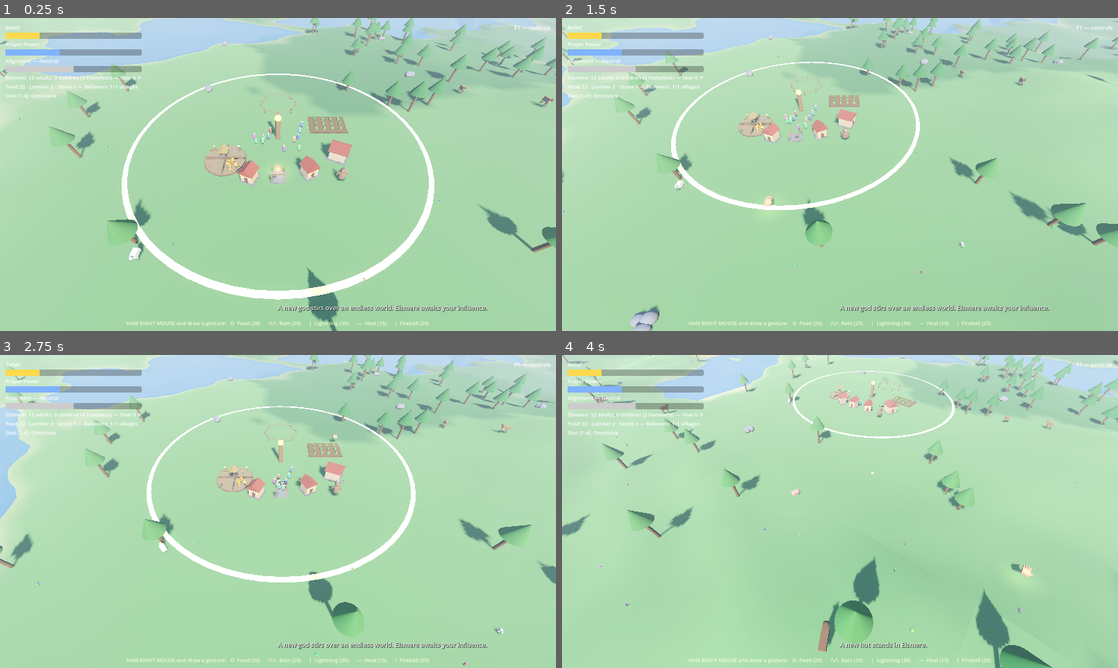
Above: before the commit, frames 1-4 (two rows, left to right).
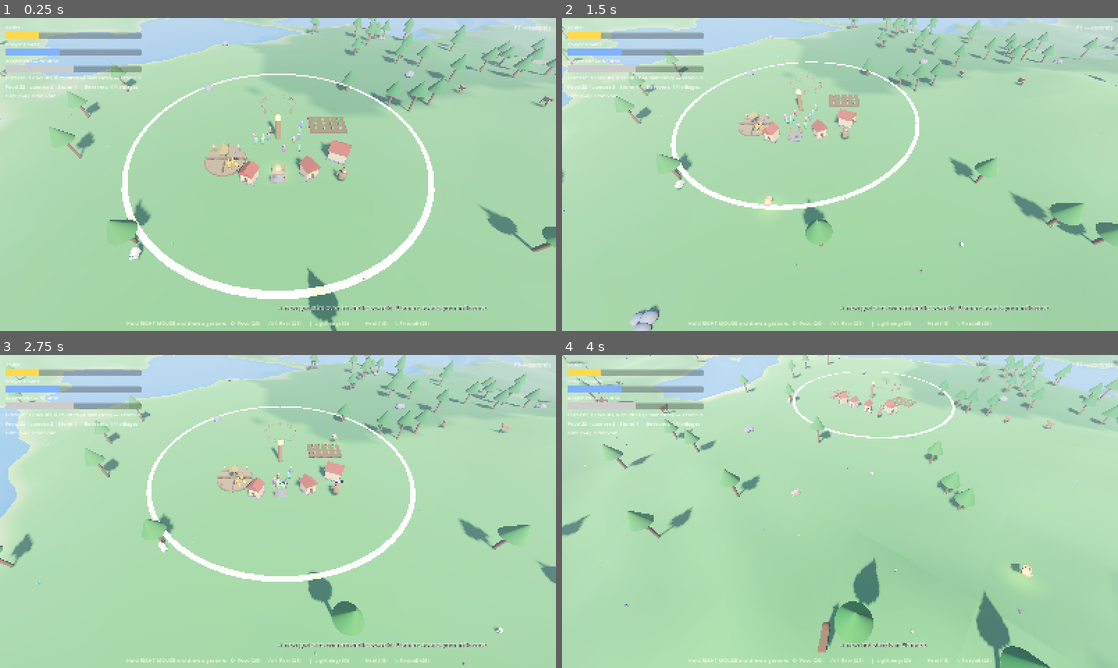
Above: after the commit, the same moments.

Repository: tjloman/tjloman
Game: Godot game, scene res://scenes/main.tscn
Same seed, same stepped clock (60 frames per second), same inputs: the game is played once before the commit and once after it.
Inputs (mouse positions are in pixels of both pictures, inside the frame that each line leads up to):
- Up to frame 1 (0.25 s): no input
- Up to frame 2 (1.5 s): move the mouse to (962, 158) at 0.52 s; hold Right 0.53-1.25 s; hold S (cam_back) 0.53-1.25 s; click (962, 158) at 0.67 s; drag from (728, 190) to (812, 237) at 1.27 s
- Up to frame 3 (2.75 s): move the mouse to (333, 442) at 2.02 s; hold Right from 2.03 s (still down); hold A (cam_left) from 2.03 s (still down); click (333, 442) at 2.17 s
- Up to frame 4 (4 s): release Right at 2.75 s; release A (cam_left) at 2.75 s; drag from (812, 574) to (673, 464) at 2.77 s; move the mouse to (1006, 558) at 3.52 s; hold Left from 3.53 s (still down); hold Q (cam_rotate_left) from 3.53 s (still down); click (1006, 558) at 3.67 s

The runs differ from the first frame. In frame 1, 2.5% of the frame differs, in the area x 0-100%, y 0-100%; in frame 2, 2.6%; in frame 3, 2.7%; in frame 4, 2.3%.

Commit message:
Touch controls: pinch-zoom orbit camera, Cast/Move modes, follow-the-creature
The Android build is now genuinely playable on glass:

- TWO-FINGER CAMERA: pinch zooms; dragging both fingers orbits freely —
  horizontal motion yaws, vertical tilts (full -80..+35 range). The
  moment a second finger lands the camera takes the screen: any
  in-progress land-drag or gesture aborts cleanly (a held object stays
  held, so you can pinch while carrying a villager).
- MODE BUTTON (touchscreen only): toggles what one finger means. MOVE is
  the classic hand — drag the land, pick up, place gently, throw. CAST
  turns one-finger drags into miracle gesture drawing, replacing the
  right mouse button.
- CREATURE BUTTON: locks the camera to the creature and glides after it;
  panning away (or grabbing the land) releases the lock and the button
  un-presses itself.
- PHONE-FIT UI: canvas_items stretch with aspect=expand — a constant
  900-line logical height on every screen, width growing to the device's
  aspect. No letterboxing, no stretched text, HUD readable on a 6-inch
  panel.

Touch UI appears only when a touchscreen exists; mouse players see
nothing new. Help panel and README document the scheme.

Co-Authored-By: Claude Fable 5 <noreply@anthropic.com>
Claude-Session: https://claude.ai/code/session_01NqBKfyc5c6bViy6kUi2S7P

Diff:
--- a/project.godot
+++ b/project.godot
@@ -23,6 +23,11 @@
 window/size/viewport_height=900
 ; Phones/tablets play in landscape, either way up.
 window/handheld/orientation=4
+; Scale the UI with the screen: a 900-line logical height everywhere, the
+; width expanding to match the device's aspect (tall phones get more world,
+; never stretched or letterboxed UI).
+window/stretch/mode="canvas_items"
+window/stretch/aspect="expand"
 
 [rendering]
 
--- a/scripts/main.gd
+++ b/scripts/main.gd
@@ -49,10 +49,18 @@
 	add_child(divine_hand)
 	miracles.divine_hand = divine_hand  # fireballs are conjured into the grip
 
+	camera_rig.divine_hand = divine_hand  # two-finger camera preempts the hand
+
 	hud = HUD.new()
 	hud.village = village
 	hud.divine_hand = divine_hand
 	add_child(hud)
+
+	var touch := TouchControls.new()
+	touch.divine_hand = divine_hand
+	touch.camera_rig = camera_rig
+	touch.creature = creature
+	add_child(touch)
 
 	GameState.announce("A new god stirs over an endless world. Elsmere awaits your influence.")
 
--- a/scripts/player/camera_rig.gd
+++ b/scripts/player/camera_rig.gd
@@ -13,7 +13,15 @@
 var camera: Camera3D
 var pitch_node: Node3D
 var zoom_distance := 35.0
+var divine_hand: DivineHand = null   # wired by main; touch gestures preempt it
+
+## When set, the rig glides after this node (e.g. the creature) until the
+## player pans away manually.
+var follow_target: Node3D = null
+
 var _rotating := false
+var _touches := {}        # touch index -> screen position
+var _pinch_dist := 0.0
 
 
 func _ready() -> void:
@@ -30,10 +38,18 @@
 
 
 func _process(delta: float) -> void:
+	if follow_target != null and is_instance_valid(follow_target):
+		var t := follow_target.global_position
+		global_position.x = lerpf(global_position.x, t.x, minf(delta * 4.0, 1.0))
+		global_position.z = lerpf(global_position.z, t.z, minf(delta * 4.0, 1.0))
+	elif follow_target != null:
+		follow_target = null
+
 	var input_dir := Vector2.ZERO
 	input_dir.y = Input.get_action_strength("cam_back") - Input.get_action_strength("cam_forward")
 	input_dir.x = Input.get_action_strength("cam_right") - Input.get_action_strength("cam_left")
 	if input_dir != Vector2.ZERO:
+		follow_target = null  # manual panning breaks the follow
 		# Pan speed scales with zoom so the world feels consistent at any height.
 		var speed := PAN_SPEED * (zoom_distance / 35.0)
 		var forward := -global_transform.basis.z
@@ -65,6 +81,32 @@
 
 
 func _unhandled_input(event: InputEvent) -> void:
+	# Multi-touch: two fingers own the camera — pinch zooms, dragging both
+	# orbits freely (yaw with horizontal motion, pitch with vertical).
+	if event is InputEventScreenTouch:
+		if event.pressed:
+			_touches[event.index] = event.position
+			if _touches.size() == 2:
+				_pinch_dist = _touch_span()
+				if divine_hand != null:
+					divine_hand.cancel_touch_interaction()
+		else:
+			_touches.erase(event.index)
+			_pinch_dist = 0.0
+		return
+	if event is InputEventScreenDrag and _touches.has(event.index):
+		_touches[event.index] = event.position
+		if _touches.size() >= 2:
+			var span := _touch_span()
+			if _pinch_dist > 8.0:
+				zoom_distance = clampf(zoom_distance * (_pinch_dist / span), MIN_ZOOM, MAX_ZOOM)
+			_pinch_dist = span
+			# Each finger's drag fires its own event, so use half strength.
+			rotate_y(-event.relative.x * 0.0025)
+			pitch_node.rotation_degrees.x = clampf(
+				pitch_node.rotation_degrees.x - event.relative.y * 0.12, -80.0, 35.0)
+		return
+
 	if event is InputEventMouseButton:
 		if event.button_index == MOUSE_BUTTON_WHEEL_UP and event.pressed:
 			zoom_distance = clampf(zoom_distance * 0.9, MIN_ZOOM, MAX_ZOOM)
@@ -83,5 +125,18 @@
 
 ## Pan by a world-space delta (used by DivineHand's grab-the-land drag).
 func pan_world(delta_vec: Vector3) -> void:
+	follow_target = null  # grabbing the land breaks the follow
 	delta_vec.y = 0
 	global_position += delta_vec
+
+
+func _touch_span() -> float:
+	var positions := _touches.values()
+	if positions.size() < 2:
+		return 0.0
+	return (positions[0] as Vector2).distance_to(positions[1] as Vector2)
+
+
+## True while two or more fingers are on the glass (the camera owns them).
+func is_multitouching() -> bool:
+	return _touches.size() >= 2
--- a/scripts/player/divine_hand.gd
+++ b/scripts/player/divine_hand.gd
@@ -21,6 +21,10 @@
 var state := HandState.IDLE
 var held_body: PhysicsBody3D = null
 var hover_target: Node3D = null
+
+## Touch "cast mode": one-finger drags draw miracle gestures instead of
+## grabbing. Toggled by the on-screen button; irrelevant with a mouse.
+var cast_mode := false
 var drag_anchor := Vector3.ZERO
 var gesture_points := PackedVector2Array()
 var ground_point := Vector3.ZERO
@@ -161,10 +165,20 @@
 
 
 func _unhandled_input(event: InputEvent) -> void:
+	# While two fingers are down the camera owns the screen — ignore the
+	# emulated mouse events the first finger still produces.
+	if camera_rig != null and camera_rig.is_multitouching():
+		return
 	if event is InputEventMouseButton:
 		if event.button_index == MOUSE_BUTTON_LEFT:
 			if event.pressed:
-				_on_grab()
+				if cast_mode and state == HandState.IDLE:
+					state = HandState.GESTURING
+					gesture_points = PackedVector2Array([event.position])
+				else:
+					_on_grab()
+			elif state == HandState.GESTURING and cast_mode:
+				_finish_gesture()
 			else:
 				_on_release()
 		elif event.button_index == MOUSE_BUTTON_RIGHT:
@@ -229,6 +243,20 @@
 	return vel.limit_length(MAX_THROW_SPEED)
 
 
+## A second finger landed: the camera takes over. Abort any in-progress
+## land-drag or gesture (a held object stays held — pinching while
+## carrying is fine).
+func cancel_touch_interaction() -> void:
+	match state:
+		HandState.DRAG_LAND:
+			state = HandState.IDLE
+		HandState.GESTURING:
+			trail.points = PackedVector2Array()
+			trail.queue_redraw()
+			gesture_points = PackedVector2Array()
+			state = HandState.IDLE
+
+
 ## Places a conjured object (e.g. a fireball) straight into the hand's grip.
 ## Returns false if the hand is already full.
 func force_hold(body: PhysicsBody3D) -> bool:
--- a/scripts/ui/hud.gd
+++ b/scripts/ui/hud.gd
@@ -151,6 +151,13 @@
 P / L (hand near creature) . PET (reward) / SCOLD (discourage) its last deed
 C .......................... jump the camera to your creature
 F1 ......................... toggle this help
+
+ON TOUCHSCREENS
+One finger ................. everything the left mouse does (per the Mode button)
+Mode button ................ toggle: MOVE (drag/pick/place/throw) or CAST (draw gestures)
+Creature button ............ camera locks to and follows your creature
+Pinch ...................... zoom
+Two-finger drag ............ orbit the camera freely (yaw and tilt)
 
 MIRACLES (drawn with right mouse held)
 Circle ..................... Food falls from the sky (20)
--- /dev/null
+++ b/scripts/ui/touch_controls.gd
@@ -0,0 +1,73 @@
+class_name TouchControls
+extends CanvasLayer
+## On-screen controls for glass: a Cast/Move mode toggle (one finger draws
+## miracles vs. works the hand) and a Creature button that locks the camera
+## onto your creature until you pan away. Appears only on touchscreens —
+## mouse players never see it.
+##
+## The camera's own touch handling covers the rest: pinch to zoom,
+## two-finger drag to orbit freely.
+
+var divine_hand: DivineHand
+var camera_rig: CameraRig
+var creature: Creature
+
+var _mode_button: Button
+var _follow_button: Button
+
+
+func _ready() -> void:
+	layer = 6
+	if not DisplayServer.is_touchscreen_available():
+		visible = false
+		set_process(false)
+		return
+
+	var column := VBoxContainer.new()
+	column.set_anchors_and_offsets_preset(
+		Control.PRESET_BOTTOM_RIGHT, Control.PRESET_MODE_MINSIZE, 24)
+	column.grow_horizontal = Control.GROW_DIRECTION_BEGIN
+	column.grow_vertical = Control.GROW_DIRECTION_BEGIN
+	column.add_theme_constant_override("separation", 16)
+	add_child(column)
+
+	_follow_button = _make_button("Creature")
+	_follow_button.toggle_mode = true
+	_follow_button.toggled.connect(_on_follow_toggled)
+	column.add_child(_follow_button)
+
+	_mode_button = _make_button("Mode: Move")
+	_mode_button.toggle_mode = true
+	_mode_button.toggled.connect(_on_mode_toggled)
+	column.add_child(_mode_button)
+
+
+func _make_button(text: String) -> Button:
+	var b := Button.new()
+	b.text = text
+	b.custom_minimum_size = Vector2(210, 72)
+	b.add_theme_font_size_override("font_size", 24)
+	b.focus_mode = Control.FOCUS_NONE
+	return b
+
+
+func _process(_delta: float) -> void:
+	# Panning away releases the follow — keep the button honest.
+	if _follow_button.button_pressed and camera_rig.follow_target == null:
+		_follow_button.set_pressed_no_signal(false)
+
+
+func _on_follow_toggled(pressed: bool) -> void:
+	if pressed and is_instance_valid(creature):
+		camera_rig.follow_target = creature
+	else:
+		camera_rig.follow_target = null
+
+
+func _on_mode_toggled(pressed: bool) -> void:
+	divine_hand.cast_mode = pressed
+	_mode_button.text = "Mode: Cast" if pressed else "Mode: Move"
+	if pressed:
+		GameState.announce("Casting mode: draw a miracle gesture with one finger.")
+	else:
+		GameState.announce("Movement mode: drag the land, pick up, place, throw.")
Not shown, changed: README.md
